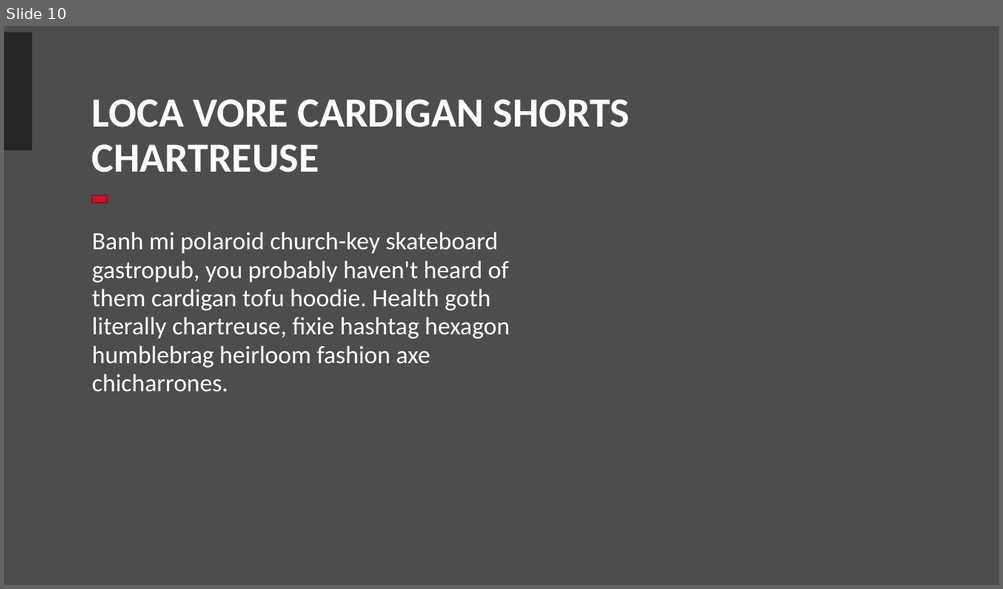
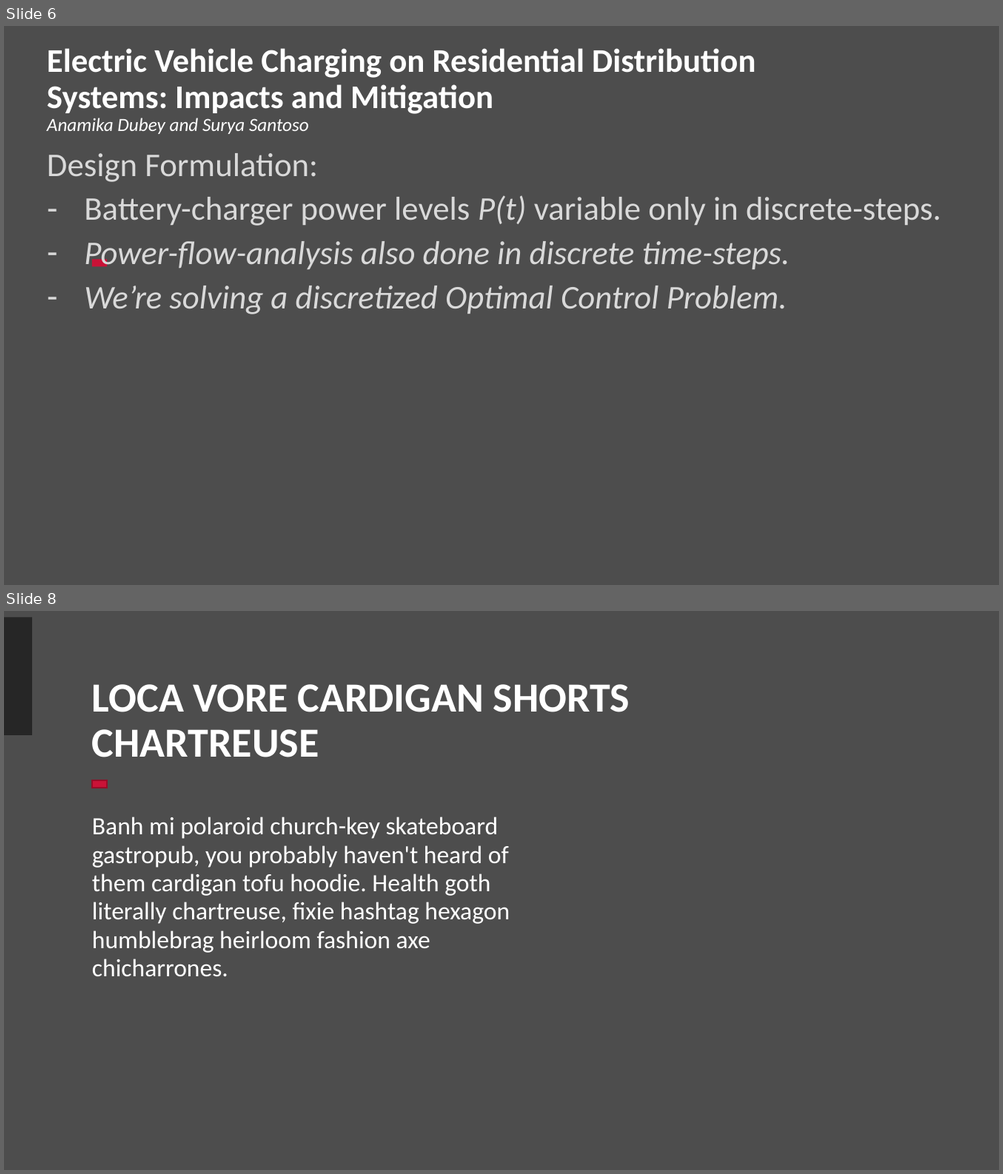
Before and after one commit to Realife-Brahmin/OriginalDocsHub, a slide deck: research_showcase/dynamicProgramming_aryan_ritwajeet_jha.pptx. Shown one above the other, each under a label of ours: slide 10 before the commit, slides 6 and 8 after it; the slides between them are not shown. The pictures are 1003x589 and 1003x1174 pixels, drawn with LibreOffice and Linux fonts; fonts in the diff are those of the drawing; background and template pictures are left out. Boxes give left, top, right and bottom in pixels: in the first picture for what was removed or moved away, otherwise in the second. Text is boxed around its words. In the diff, an @@ line names an element or a change of style, - is before the commit and + after.

```diff
--- a/research_showcase/dynamicProgramming_aryan_ritwajeet_jha.pptx
+++ b/research_showcase/dynamicProgramming_aryan_ritwajeet_jha.pptx
@@ slide 6 added at (4, 26, 999, 585), background #4D4D4D @@
@@ title added at (47, 48, 755, 134), 32 pt, text #FFFFFF, bold @@
+Electric Vehicle Charging on Residential Distribution Systems: Impacts and Mitigation
+Anamika Dubey and Surya Santoso
@@ text added at (47, 153, 941, 315), 32 pt, text #D9D9D9, italic @@
+Design Formulation:
+– Battery-charger power levels P(t) variable only in discrete-steps.
+– Power-flow-analysis also done in discrete time-steps.
+– We’re solving a discretized Optimal Control Problem.
@@ rectangle added at (92, 260, 107, 267), fill #CA1237 @@
@@ what was slide 10 is now slide 8 @@
```
Also in this commit, not shown: 4 slides changed, 1 other slide added, 4 slides removed.
